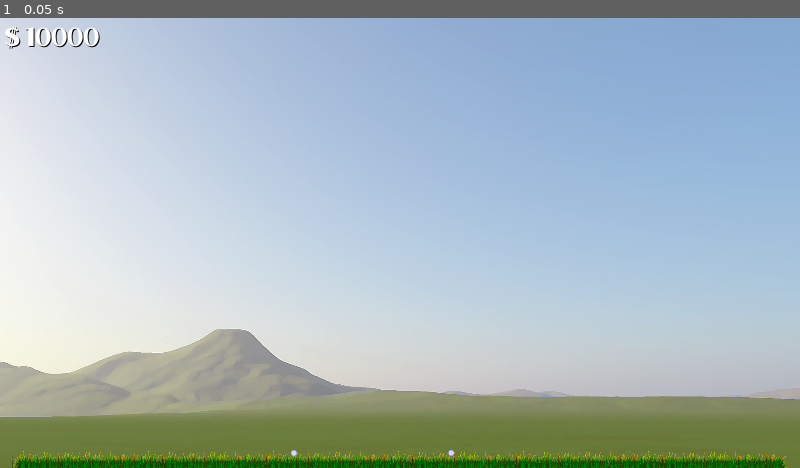
Above: before the commit, frame 1.
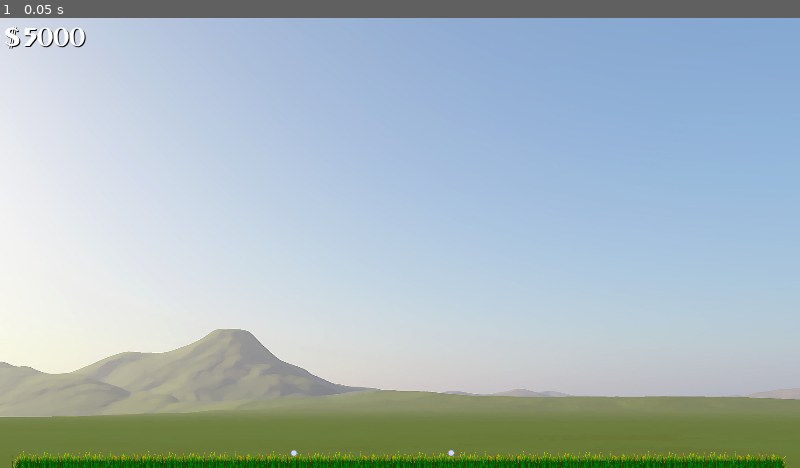
Above: after the commit, the same moment.

Repository: Drauthius/flat-builder
Game: Godot game, scene res://levels/Level1.tscn
The game is run twice, just before and just after one commit, with the same random seed, the same clock (stepped at 60 frames per second) and the same inputs. The engine's default icon, where the game draws it, is replaced by a stand-in: a white triangle on a blue panel in a dark square.
Inputs:
- Up to frame 1 (0.05 s): no input

The runs differ from the first frame. In frame 1, 0.3% of the frame differs, in the area x 3-13%, y 2-7%.
Error after the commit: Parse Error: The setter function needs to receive exactly 1 argument. See "set_cost()" definition at line 8. (res://CostText.gd:3)

Commit message:
Added cost for beams, and a maximum beam length

Diff:
--- /dev/null
+++ b/CostText.gd
@@ -0,0 +1,22 @@
+extends Node2D
+
+var cost setget set_cost, get_cost
+
+onready var money_label = $HBoxContainer/Money
+onready var money_symbol = $HBoxContainer/MoneySymbol
+
+func set_cost(amount, insufficient):
+	var color = null
+
+	if amount == 0 or insufficient:
+		color = Color(1, 0.2, 0.2)
+	else:
+		color = Color(1, 1, 1)
+
+	money_label.add_color_override("font_color", color)
+	money_symbol.add_color_override("font_color", color)
+
+	money_label.text = str(amount)
+
+func get_cost():
+	return int(money_label.text)
--- a/GUI.gd
+++ b/GUI.gd
@@ -1,6 +1,18 @@
 extends MarginContainer
 
-onready var money_label = $"VBoxContainer/HBoxContainer/Money"
+onready var money_symbol = $VBoxContainer/HBoxContainer/MoneySymbol
+onready var money_label = $VBoxContainer/HBoxContainer/Money
 
 func set_money(amount):
 	money_label.text = str(amount)
+
+func set_insufficient(insufficient):
+	var color
+
+	if insufficient:
+		color = Color(1, 0.2, 0.2)
+	else:
+		color = Color(1, 1, 1)
+
+	money_symbol.add_color_override("font_color", color)
+	money_label.add_color_override("font_color", color)
--- a/Game.gd
+++ b/Game.gd
@@ -2,13 +2,20 @@
 
 var Beam = preload("res://scenes/Beam.tscn")
 var BeamSprite = preload("res://scenes/BeamSprite.tscn")
+var CostText = preload("res://scenes/CostText.tscn")
 var Apartment1x1 = preload("res://scenes/Apartment1x1.tscn")
 var Apartment2x1 = preload("res://scenes/Apartment2x1.tscn")
 
 export(int, 1000000) var money
+var min_beam_length = 16
+var max_beam_length = 128
+var min_beam_cost = 25
+var max_beam_cost = 100
 
 var from = null
 var placing = null
+var cost_text = null
+
 var beams = []
 var joints = []
 var apartments = [
@@ -17,14 +24,11 @@
 ]
 var current_mode
 
-enum MODES{
+enum MODES {
 	BEAM_MODE,
 	APARTMENT_MODE,
 	PHYSICS_MODE
 }
-
-#enum
-
 
 func _ready():
 	current_mode = MODES.BEAM_MODE
@@ -94,12 +98,22 @@
 		beam.get_node("Right").set_sleeping(true)
 
 # Stretch and rotate the beam sprite that is currently being placed.
-func _update_placing_beam(position = null):
+# Force will ignore (or exagerate) the maximum beam length, to avoid connections that are juuuust short.
+func _update_placing_beam(position = null, force = false):
 	if not position:
 		position = get_viewport().get_mouse_position()
 	placing.look_at(position)
-	var diff = position - from.position
-	placing.get_node("Sprite").rect_size.x = diff.length()
+	var length = min(max_beam_length if not force else max_beam_length * 100, (position - from.position).length())
+	placing.get_node("Sprite").rect_size.x = length
+
+	var cost = 0
+	if length >= min_beam_length:
+		cost = (length - min_beam_length) / (max_beam_length - min_beam_length) * (max_beam_cost - min_beam_cost) + min_beam_cost
+
+	cost_text.set_cost(round(cost), cost > money)
+	$GUI.set_insufficient(cost > money)
+
+	return placing.to_global(Vector2(length, 0))
 
 # Just changing the position of the apartment to be placed
 func _update_placing_apartment():
@@ -114,19 +128,24 @@
 	if current_mode == MODES.BEAM_MODE and event is InputEventMouseButton and placing and event.button_index == BUTTON_LEFT and not event.pressed:
 		#print("unhandled input")
 		get_tree().set_input_as_handled() # Marked as handled.
+
+		# Get the position of the beam's end.
+		var position = _update_placing_beam(event.position)
+
 		# Create a shape + transform for checking if a click connects to an existing joint.
 		var shape = CircleShape2D.new()
 		shape.radius = 10
-		var transform = Transform2D(0.0, event.position)
+		var transform = Transform2D(0.0, position)
+
 		for joint in joints:
 			if joint.get_node("CollisionShape2D").shape.collide(joint.get_global_transform(), shape, transform):
-				var position = joint.get_global_transform().origin
 				# Update the placing node, so that _place_beam puts the end at the right place.
-				_update_placing_beam(position)
+				position = _update_placing_beam(joint.get_global_transform().origin, true)
+
 				_place_beam(position, joint)
 				return
 
-		_place_beam(event.position)
+		_place_beam(position)
 	#handling apartments
 	elif current_mode == MODES.APARTMENT_MODE and event is InputEventMouseButton and event.button_index == BUTTON_LEFT and not event.pressed:
 
@@ -155,7 +174,10 @@
 		from = { "joint": joint, "position": position }
 		placing = BeamSprite.instance()
 		add_child(placing)
-		placing.set_position(from.position)
+		placing.position = from.position
+		cost_text = CostText.instance()
+		add_child(cost_text)
+		cost_text.position = from.position - Vector2(20, 40)
 	#else:
 		# The above _unhandled_event gets the event before the click event on the joint.
 
@@ -166,7 +188,11 @@
 	var slackness = 0.5
 
 	# Minimum length requirement for placing beam.
-	if placing.get_node("Sprite").rect_size.x >= 16:
+	if placing.get_node("Sprite").rect_size.x >= min_beam_length and cost_text.cost <= money:
+		# Reduce the amount of money
+		money -= cost_text.cost
+		$GUI.set_money(money)
+
 		# Create a new beam
 		var beam = Beam.instance()
 		beam.set_position(placing.get_position())
@@ -236,6 +262,10 @@
 	placing.queue_free()
 	placing = null
 	from = null
+	cost_text.queue_free()
+	cost_text = null
+	# Reset GUI
+	$GUI.set_insufficient(false)
 
 func _place_apartment(position):
 	placing.set_position(position)
--- a/levels/Level1.tscn
+++ b/levels/Level1.tscn
@@ -16,7 +16,7 @@
 [node name="Level1" type="Node" index="0"]
 
 script = ExtResource( 1 )
-money = 10000
+money = 5000
 
 [node name="Sky" type="TextureRect" parent="." index="0"]
 
--- /dev/null
+++ b/resources/cost_font_theme.tres
@@ -0,0 +1,405 @@
+[gd_resource type="Theme" load_steps=3 format=2]
+
+[ext_resource path="res://fonts/MontereyFLF.ttf" type="DynamicFontData" id=1]
+
+[sub_resource type="DynamicFont" id=1]
+
+size = 24
+use_mipmaps = false
+use_filter = false
+font_data = ExtResource( 1 )
+_sections_unfolded = [ "Font", "Settings" ]
+
+[resource]
+
+Button/colors/font_color = Color( 0, 0, 0, 1 )
+Button/colors/font_color_disabled = Color( 0, 0, 0, 1 )
+Button/colors/font_color_hover = Color( 0, 0, 0, 1 )
+Button/colors/font_color_pressed = Color( 0, 0, 0, 1 )
+Button/constants/hseparation = 2
+Button/fonts/font = null
+Button/styles/disabled = null
+Button/styles/focus = null
+Button/styles/hover = null
+Button/styles/normal = null
+Button/styles/pressed = null
+ButtonGroup/styles/panel = null
+CheckBox/colors/font_color = Color( 0, 0, 0, 1 )
+CheckBox/colors/font_color_disabled = Color( 0, 0, 0, 1 )
+CheckBox/colors/font_color_hover = Color( 0, 0, 0, 1 )
+CheckBox/colors/font_color_pressed = Color( 0, 0, 0, 1 )
+CheckBox/constants/check_vadjust = 0
+CheckBox/constants/hseparation = 4
+CheckBox/fonts/font = null
+CheckBox/icons/checked = null
+CheckBox/icons/radio_checked = null
+CheckBox/icons/radio_unchecked = null
+CheckBox/icons/unchecked = null
+CheckBox/styles/disabled = null
+CheckBox/styles/focus = null
+CheckBox/styles/hover = null
+CheckBox/styles/normal = null
+CheckBox/styles/pressed = null
+CheckButton/colors/font_color = Color( 0, 0, 0, 1 )
+CheckButton/colors/font_color_disabled = Color( 0, 0, 0, 1 )
+CheckButton/colors/font_color_hover = Color( 0, 0, 0, 1 )
+CheckButton/colors/font_color_pressed = Color( 0, 0, 0, 1 )
+CheckButton/constants/check_vadjust = 0
+CheckButton/constants/hseparation = 4
+CheckButton/fonts/font = null
+CheckButton/icons/off = null
+CheckButton/icons/on = null
+CheckButton/styles/disabled = null
+CheckButton/styles/focus = null
+CheckButton/styles/hover = null
+CheckButton/styles/normal = null
+CheckButton/styles/pressed = null
+ColorPicker/constants/h_width = 30
+ColorPicker/constants/label_width = 10
+ColorPicker/constants/margin = 4
+ColorPicker/constants/sv_height = 256
+ColorPicker/constants/sv_width = 256
+ColorPicker/icons/add_preset = null
+ColorPicker/icons/color_hue = null
+ColorPicker/icons/color_sample = null
+ColorPicker/icons/preset_bg = null
+ColorPicker/icons/screen_picker = null
+ColorPickerButton/colors/font_color = Color( 0, 0, 0, 1 )
+ColorPickerButton/colors/font_color_disabled = Color( 0, 0, 0, 1 )
+ColorPickerButton/colors/font_color_hover = Color( 0, 0, 0, 1 )
+ColorPickerButton/colors/font_color_pressed = Color( 0, 0, 0, 1 )
+ColorPickerButton/constants/hseparation = 2
+ColorPickerButton/fonts/font = null
+ColorPickerButton/icons/bg = null
+ColorPickerButton/styles/disabled = null
+ColorPickerButton/styles/focus = null
+ColorPickerButton/styles/hover = null
+ColorPickerButton/styles/normal = null
+ColorPickerButton/styles/pressed = null
+Dialogs/constants/button_margin = 32
+Dialogs/constants/margin = 8
+FileDialog/colors/files_disabled = Color( 0, 0, 0, 1 )
+FileDialog/icons/folder = null
+FileDialog/icons/parent_folder = null
+FileDialog/icons/reload = null
+Fonts/fonts/large = null
+Fonts/fonts/normal = null
+GraphEdit/colors/grid_major = Color( 0, 0, 0, 1 )
+GraphEdit/colors/grid_minor = Color( 0, 0, 0, 1 )
+GraphEdit/constants/bezier_len_neg = 160
+GraphEdit/constants/bezier_len_pos = 80
+GraphEdit/icons/minus = null
+GraphEdit/icons/more = null
+GraphEdit/icons/reset = null
+GraphEdit/icons/snap = null
+GraphEdit/styles/bg = null
+GraphNode/colors/title_color = Color( 0, 0, 0, 1 )
+GraphNode/constants/close_offset = 18
+GraphNode/constants/port_offset = 3
+GraphNode/constants/separation = 1
+GraphNode/constants/title_offset = 20
+GraphNode/fonts/title_font = null
+GraphNode/icons/close = null
+GraphNode/icons/port = null
+GraphNode/icons/resizer = null
+GraphNode/styles/breakpoint = null
+GraphNode/styles/comment = null
+GraphNode/styles/commentfocus = null
+GraphNode/styles/defaultfocus = null
+GraphNode/styles/defaultframe = null
+GraphNode/styles/frame = null
+GraphNode/styles/position = null
+GraphNode/styles/selectedframe = null
+GridContainer/constants/hseparation = 4
+GridContainer/constants/vseparation = 4
+HBoxContainer/constants/separation = 4
+HScrollBar/icons/decrement = null
+HScrollBar/icons/decrement_highlight = null
+HScrollBar/icons/increment = null
+HScrollBar/icons/increment_highlight = null
+HScrollBar/styles/grabber = null
+HScrollBar/styles/grabber_highlight = null
+HScrollBar/styles/grabber_pressed = null
+HScrollBar/styles/scroll = null
+HScrollBar/styles/scroll_focus = null
+HSeparator/constants/separation = 4
+HSeparator/styles/separator = null
+HSlider/icons/grabber = null
+HSlider/icons/grabber_disabled = null
+HSlider/icons/grabber_highlight = null
+HSlider/icons/tick = null
+HSlider/styles/focus = null
+HSlider/styles/grabber_area = null
+HSlider/styles/grabber_disabled = null
+HSlider/styles/grabber_highlight = null
+HSlider/styles/slider = null
+HSplitContainer/constants/autohide = 1
+HSplitContainer/constants/separation = 12
+HSplitContainer/icons/grabber = null
+HSplitContainer/styles/bg = null
+Icons/icons/close = null
+Icons/icons/logo = null
+ItemList/colors/font_color = Color( 0, 0, 0, 1 )
+ItemList/colors/font_color_selected = Color( 0, 0, 0, 1 )
+ItemList/colors/guide_color = Color( 0, 0, 0, 1 )
+ItemList/constants/hseparation = 4
+ItemList/constants/icon_margin = 4
+ItemList/constants/line_separation = 2
+ItemList/constants/vseparation = 2
+ItemList/fonts/font = null
+ItemList/styles/bg = null
+ItemList/styles/bg_focus = null
+ItemList/styles/cursor = null
+ItemList/styles/cursor_unfocused = null
+ItemList/styles/selected = null
+ItemList/styles/selected_focus = null
+Label/colors/font_color = Color( 1, 1, 1, 1 )
+Label/colors/font_color_shadow = Color( 0, 0, 0, 1 )
+Label/constants/line_spacing = 3
+Label/constants/shadow_as_outline = 0
+Label/constants/shadow_offset_x = 2
+Label/constants/shadow_offset_y = 2
+Label/fonts/font = SubResource( 1 )
+Label/styles/normal = null
+LineEdit/colors/cursor_color = Color( 0, 0, 0, 1 )
+LineEdit/colors/font_color = Color( 0, 0, 0, 1 )
+LineEdit/colors/font_color_selected = Color( 0, 0, 0, 1 )
+LineEdit/colors/selection_color = Color( 0, 0, 0, 1 )
+LineEdit/constants/minimum_spaces = 12
+LineEdit/fonts/font = null
+LineEdit/styles/focus = null
+LineEdit/styles/normal = null
+LineEdit/styles/read_only = null
+LinkButton/colors/font_color = Color( 0, 0, 0, 1 )
+LinkButton/colors/font_color_hover = Color( 0, 0, 0, 1 )
+LinkButton/colors/font_color_pressed = Color( 0, 0, 0, 1 )
+LinkButton/constants/underline_spacing = 2
+LinkButton/fonts/font = null
+LinkButton/styles/focus = null
+MarginContainer/constants/margin_bottom = 0
+MarginContainer/constants/margin_left = 8
+MarginContainer/constants/margin_right = 0
+MarginContainer/constants/margin_top = 0
+MenuButton/colors/font_color = Color( 0, 0, 0, 1 )
+MenuButton/colors/font_color_disabled = Color( 0, 0, 0, 1 )
+MenuButton/colors/font_color_hover = Color( 0, 0, 0, 1 )
+MenuButton/colors/font_color_pressed = Color( 0, 0, 0, 1 )
+MenuButton/constants/hseparation = 3
+MenuButton/fonts/font = null
+MenuButton/styles/disabled = null
+MenuButton/styles/focus = null
+MenuButton/styles/hover = null
+MenuButton/styles/normal = null
+MenuButton/styles/pressed = null
+OptionButton/colors/font_color = Color( 0, 0, 0, 1 )
+OptionButton/colors/font_color_disabled = Color( 0, 0, 0, 1 )
+OptionButton/colors/font_color_hover = Color( 0, 0, 0, 1 )
+OptionButton/colors/font_color_pressed = Color( 0, 0, 0, 1 )
+OptionButton/constants/arrow_margin = 2
+OptionButton/constants/hseparation = 2
+OptionButton/fonts/font = null
+OptionButton/icons/arrow = null
+OptionButton/styles/disabled = null
+OptionButton/styles/focus = null
+OptionButton/styles/hover = null
+OptionButton/styles/normal = null
+OptionButton/styles/pressed = null
+Panel/styles/panel = null
+Panel/styles/panelf = null
+Panel/styles/panelnc = null
+PanelContainer/styles/panel = null
+PopupMenu/colors/font_color = Color( 0, 0, 0, 1 )
+PopupMenu/colors/font_color_accel = Color( 0, 0, 0, 1 )
+PopupMenu/colors/font_color_disabled = Color( 0, 0, 0, 1 )
+PopupMenu/colors/font_color_hover = Color( 0, 0, 0, 1 )
+PopupMenu/constants/hseparation = 4
+PopupMenu/constants/vseparation = 4
+PopupMenu/fonts/font = null
+PopupMenu/icons/checked = null
+PopupMenu/icons/radio_checked = null
+PopupMenu/icons/radio_unchecked = null
+PopupMenu/icons/submenu = null
+PopupMenu/icons/unchecked = null
+PopupMenu/styles/hover = null
+PopupMenu/styles/panel = null
+PopupMenu/styles/panel_disabled = null
+PopupMenu/styles/separator = null
+PopupPanel/styles/panel = null
+ProgressBar/colors/font_color = Color( 0, 0, 0, 1 )
+ProgressBar/colors/font_color_shadow = Color( 0, 0, 0, 1 )
+ProgressBar/fonts/font = null
+ProgressBar/styles/bg = null
+ProgressBar/styles/fg = null
+ReferenceRect/styles/border = null
+RichTextLabel/colors/default_color = Color( 0, 0, 0, 1 )
+RichTextLabel/colors/font_color_selected = Color( 0, 0, 0, 1 )
+RichTextLabel/colors/selection_color = Color( 0, 0, 0, 1 )
+RichTextLabel/constants/line_separation = 1
+RichTextLabel/constants/table_hseparation = 3
+RichTextLabel/constants/table_vseparation = 3
+RichTextLabel/fonts/bold_font = null
+RichTextLabel/fonts/bold_italics_font = null
+RichTextLabel/fonts/italics_font = null
+RichTextLabel/fonts/mono_font = null
+RichTextLabel/fonts/normal_font = null
+RichTextLabel/styles/focus = null
+RichTextLabel/styles/normal = null
+SpinBox/icons/updown = null
+TabContainer/colors/font_color_bg = Color( 0, 0, 0, 1 )
+TabContainer/colors/font_color_disabled = Color( 0, 0, 0, 1 )
+TabContainer/colors/font_color_fg = Color( 0, 0, 0, 1 )
+TabContainer/constants/hseparation = 4
+TabContainer/constants/label_valign_bg = 2
+TabContainer/constants/label_valign_fg = 0
+TabContainer/constants/side_margin = 8
+TabContainer/constants/top_margin = 24
+TabContainer/fonts/font = null
+TabContainer/icons/decrement = null
+TabContainer/icons/decrement_highlight = null
+TabContainer/icons/increment = null
+TabContainer/icons/increment_highlight = null
+TabContainer/icons/menu = null
+TabContainer/icons/menu_highlight = null
+TabContainer/styles/panel = null
+TabContainer/styles/tab_bg = null
+TabContainer/styles/tab_fg = null
+Tabs/colors/font_color_bg = Color( 0, 0, 0, 1 )
+Tabs/colors/font_color_disabled = Color( 0, 0, 0, 1 )
+Tabs/colors/font_color_fg = Color( 0, 0, 0, 1 )
+Tabs/constants/hseparation = 4
+Tabs/constants/label_valign_bg = 2
+Tabs/constants/label_valign_fg = 0
+Tabs/constants/top_margin = 24
+Tabs/fonts/font = null
+Tabs/icons/close = null
+Tabs/icons/decrement = null
+Tabs/icons/decrement_highlight = null
+Tabs/icons/increment = null
+Tabs/icons/increment_highlight = null
+Tabs/styles/button = null
+Tabs/styles/button_pressed = null
+Tabs/styles/panel = null
+Tabs/styles/tab_bg = null
+Tabs/styles/tab_fg = null
+TextEdit/colors/background_color = Color( 0, 0, 0, 1 )
+TextEdit/colors/brace_mismatch_color = Color( 0, 0, 0, 1 )
+TextEdit/colors/breakpoint_color = Color( 0, 0, 0, 1 )
+TextEdit/colors/caret_background_color = Color( 0, 0, 0, 1 )
+TextEdit/colors/caret_color = Color( 0, 0, 0, 1 )
+TextEdit/colors/code_folding_color = Color( 0, 0, 0, 1 )
+TextEdit/colors/completion_background_color = Color( 0, 0, 0, 1 )
+TextEdit/colors/completion_existing_color = Color( 0, 0, 0, 1 )
+TextEdit/colors/completion_font_color = Color( 0, 0, 0, 1 )
+TextEdit/colors/completion_scroll_color = Color( 0, 0, 0, 1 )
+TextEdit/colors/completion_selected_color = Color( 0, 0, 0, 1 )
+TextEdit/colors/current_line_color = Color( 0, 0, 0, 1 )
+TextEdit/colors/font_color = Color( 0, 0, 0, 1 )
+TextEdit/colors/font_color_selected = Color( 0, 0, 0, 1 )
+TextEdit/colors/function_color = Color( 0, 0, 0, 1 )
+TextEdit/colors/line_number_color = Color( 0, 0, 0, 1 )
+TextEdit/colors/mark_color = Color( 0, 0, 0, 1 )
+TextEdit/colors/member_variable_color = Color( 0, 0, 0, 1 )
+TextEdit/colors/number_color = Color( 0, 0, 0, 1 )
+TextEdit/colors/selection_color = Color( 0, 0, 0, 1 )
+TextEdit/colors/symbol_color = Color( 0, 0, 0, 1 )
+TextEdit/colors/word_highlighted_color = Color( 0, 0, 0, 1 )
+TextEdit/constants/completion_lines = 7
+TextEdit/constants/completion_max_width = 50
+TextEdit/constants/completion_scroll_width = 3
+TextEdit/constants/line_spacing = 4
+TextEdit/fonts/font = null
+TextEdit/icons/tab = null
+TextEdit/styles/completion = null
+TextEdit/styles/focus = null
+TextEdit/styles/normal = null
+TextEdit/styles/read_only = null
+ToolButton/colors/font_color = Color( 0, 0, 0, 1 )
+ToolButton/colors/font_color_disabled = Color( 0, 0, 0, 1 )
+ToolButton/colors/font_color_hover = Color( 0, 0, 0, 1 )
+ToolButton/colors/font_color_pressed = Color( 0, 0, 0, 1 )
+ToolButton/constants/hseparation = 3
+ToolButton/fonts/font = null
+ToolButton/styles/disabled = null
+ToolButton/styles/focus = null
+ToolButton/styles/hover = null
+ToolButton/styles/normal = null
+ToolButton/styles/pressed = null
+TooltipLabel/colors/font_color = Color( 0, 0, 0, 1 )
+TooltipLabel/colors/font_color_shadow = Color( 0, 0, 0, 1 )
+TooltipLabel/constants/shadow_offset_x = 1
+TooltipLabel/constants/shadow_offset_y = 1
+TooltipLabel/fonts/font = null
+TooltipPanel/styles/panel = null
+Tree/colors/cursor_color = Color( 0, 0, 0, 1 )
+Tree/colors/custom_button_font_highlight = Color( 0, 0, 0, 1 )
+Tree/colors/drop_position_color = Color( 0, 0, 0, 1 )
+Tree/colors/font_color = Color( 0, 0, 0, 1 )
+Tree/colors/font_color_selected = Color( 0, 0, 0, 1 )
+Tree/colors/guide_color = Color( 0, 0, 0, 1 )
+Tree/colors/relationship_line_color = Color( 0, 0, 0, 1 )
+Tree/colors/selection_color = Color( 0, 0, 0, 1 )
+Tree/colors/title_button_color = Color( 0, 0, 0, 1 )
+Tree/constants/button_margin = 4
+Tree/constants/draw_relationship_lines = 0
+Tree/constants/guide_width = 2
+Tree/constants/hseparation = 4
+Tree/constants/item_margin = 12
+Tree/constants/scroll_border = 4
+Tree/constants/scroll_speed = 12
+Tree/constants/vseparation = 4
+Tree/fonts/font = null
+Tree/fonts/title_button_font = null
+Tree/icons/arrow = null
+Tree/icons/arrow_collapsed = null
+Tree/icons/checked = null
+Tree/icons/select_arrow = null
+Tree/icons/unchecked = null
+Tree/icons/updown = null
+Tree/styles/bg = null
+Tree/styles/bg_focus = null
+Tree/styles/button_pressed = null
+Tree/styles/cursor = null
+Tree/styles/cursor_unfocused = null
+Tree/styles/custom_button = null
+Tree/styles/custom_button_hover = null
+Tree/styles/custom_button_pressed = null
+Tree/styles/selected = null
+Tree/styles/selected_focus = null
+Tree/styles/title_button_hover = null
+Tree/styles/title_button_normal = null
+Tree/styles/title_button_pressed = null
+VBoxContainer/constants/separation = 4
+VScrollBar/icons/decrement = null
+VScrollBar/icons/decrement_highlight = null
+VScrollBar/icons/increment = null
+VScrollBar/icons/increment_highlight = null
+VScrollBar/styles/grabber = null
+VScrollBar/styles/grabber_highlight = null
+VScrollBar/styles/grabber_pressed = null
+VScrollBar/styles/scroll = null
+VScrollBar/styles/scroll_focus = null
+VSeparator/constants/separation = 4
+VSeparator/styles/separator = null
+VSlider/icons/grabber = null
+VSlider/icons/grabber_disabled = null
+VSlider/icons/grabber_highlight = null
+VSlider/icons/tick = null
+VSlider/styles/focus = null
+VSlider/styles/grabber_area = null
+VSlider/styles/grabber_disabled = null
+VSlider/styles/grabber_highlight = null
+VSlider/styles/slider = null
+VSplitContainer/constants/autohide = 1
+VSplitContainer/constants/separation = 12
+VSplitContainer/icons/grabber = null
+VSplitContainer/styles/bg = null
+WindowDialog/colors/title_color = Color( 0, 0, 0, 1 )
+WindowDialog/constants/close_h_ofs = 18
+WindowDialog/constants/close_v_ofs = 18
+WindowDialog/constants/scaleborder_size = 4
+WindowDialog/constants/title_height = 20
+WindowDialog/fonts/title_font = null
+WindowDialog/icons/close = null
+WindowDialog/icons/close_highlight = null
+WindowDialog/styles/panel = null
+_sections_unfolded = [ "Label", "Label/colors", "Label/constants", "Label/fonts" ]
--- /dev/null
+++ b/scenes/CostText.tscn
@@ -0,0 +1,68 @@
+[gd_scene load_steps=3 format=2]
+
+[ext_resource path="res://CostText.gd" type="Script" id=1]
+[ext_resource path="res://resources/cost_font_theme.tres" type="Theme" id=2]
+
+[node name="CostText" type="Node2D"]
+
+script = ExtResource( 1 )
+_sections_unfolded = [ "Mouse" ]
+
+[node name="HBoxContainer" type="HBoxContainer" parent="." index="0"]
+
+anchor_left = 0.0
+anchor_top = 0.0
+anchor_right = 0.0
+anchor_bottom = 0.0
+margin_right = 36.0
+margin_bottom = 20.0
+rect_pivot_offset = Vector2( 0, 0 )
+rect_clip_content = false
+mouse_filter = 2
+mouse_default_cursor_shape = 0
+size_flags_horizontal = 2
+size_flags_vertical = 2
+alignment = 0
+
+[node name="MoneySymbol" type="Label" parent="HBoxContainer" index="0"]
+
+anchor_left = 0.0
+anchor_top = 0.0
+anchor_right = 0.0
+anchor_bottom = 0.0
+margin_right = 11.0
+margin_bottom = 26.0
+rect_pivot_offset = Vector2( 0, 0 )
+rect_clip_content = false
+mouse_filter = 2
+mouse_default_cursor_shape = 0
+size_flags_horizontal = 1
+size_flags_vertical = 4
+theme = ExtResource( 2 )
+text = "$"
+percent_visible = 1.0
+lines_skipped = 0
+max_lines_visible = -1
+_sections_unfolded = [ "Theme" ]
+
+[node name="Money" type="Label" parent="HBoxContainer" index="1"]
+
+anchor_left = 0.0
+anchor_top = 0.0
+anchor_right = 0.0
+anchor_bottom = 0.0
+margin_left = 15.0
+margin_right = 53.0
+margin_bottom = 26.0
+rect_pivot_offset = Vector2( 0, 0 )
+rect_clip_content = false
+mouse_filter = 2
+mouse_default_cursor_shape = 0
+size_flags_horizontal = 1
+size_flags_vertical = 4
+theme = ExtResource( 2 )
+text = "100"
+percent_visible = 1.0
+lines_skipped = 0
+max_lines_visible = -1
+_sections_unfolded = [ "Anchor", "Margin", "Theme" ]
